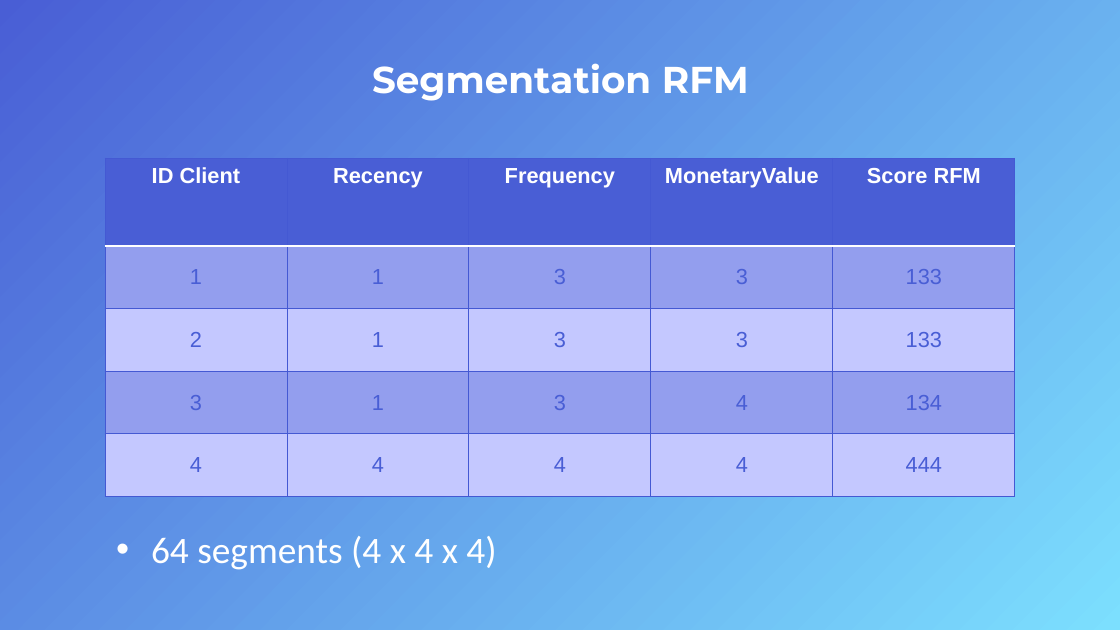
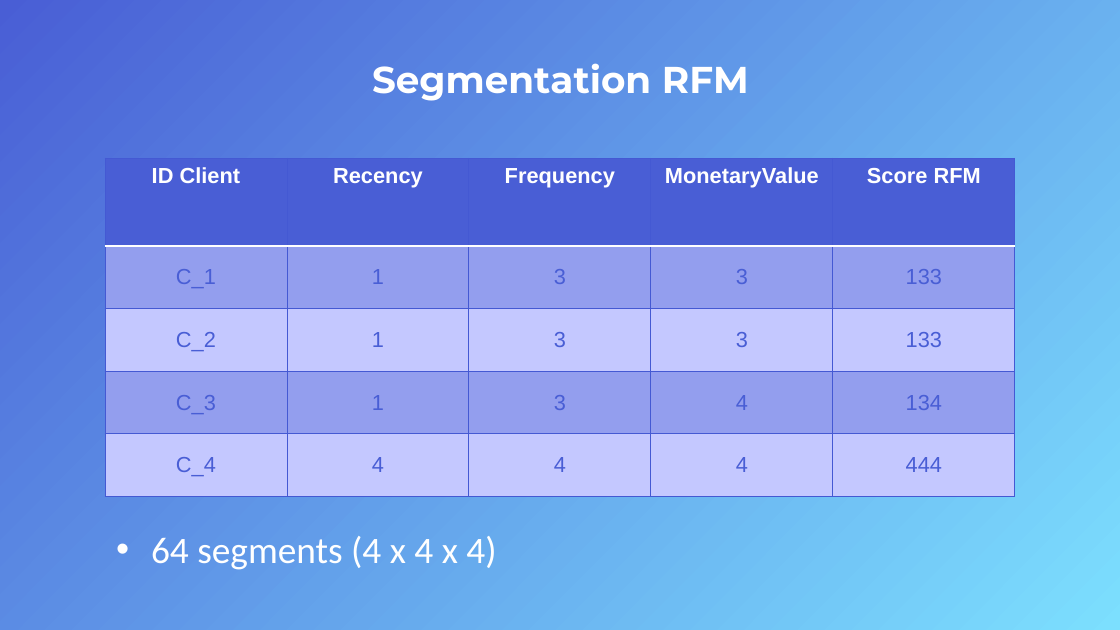
Before and after one commit to Sylvariane/segmentez_les_clients, a slide deck: slide 16 of POlist_03_presentation.pptx. Drawn at 1120x630 pixels with LibreOffice and Linux fonts; fonts in the diff are those of the drawing. Boxes give left, top, right and bottom in pixels: in the first picture for what was removed or moved away, otherwise in the second. Text is boxed around its words. In the diff, an @@ line names an element or a change of style, - is before the commit and + after.

```diff
--- a/POlist_03_presentation.pptx
+++ b/POlist_03_presentation.pptx
@@ table at (105, 158, 1012, 496) @@
-row 2, column 1: 1
+row 2, column 1: C_1
-row 3, column 1: 2
+row 3, column 1: C_2
-row 4, column 1: 3
+row 4, column 1: C_3
-row 5, column 1: 4
+row 5, column 1: C_4
```
Also in this commit, not shown: 22 other slides changed, 9 other files.
